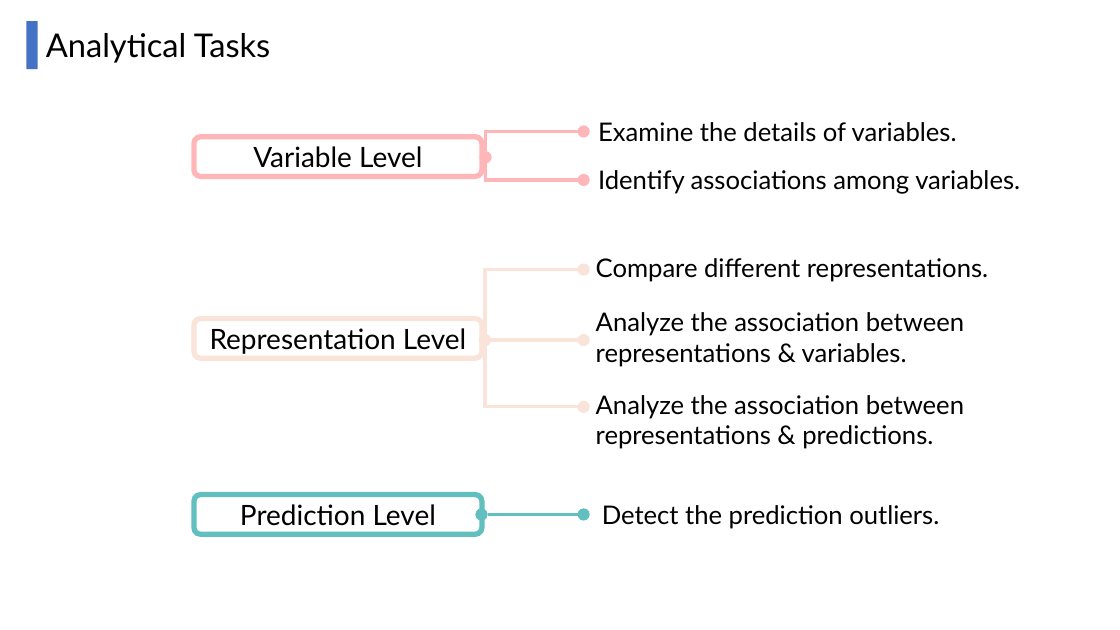
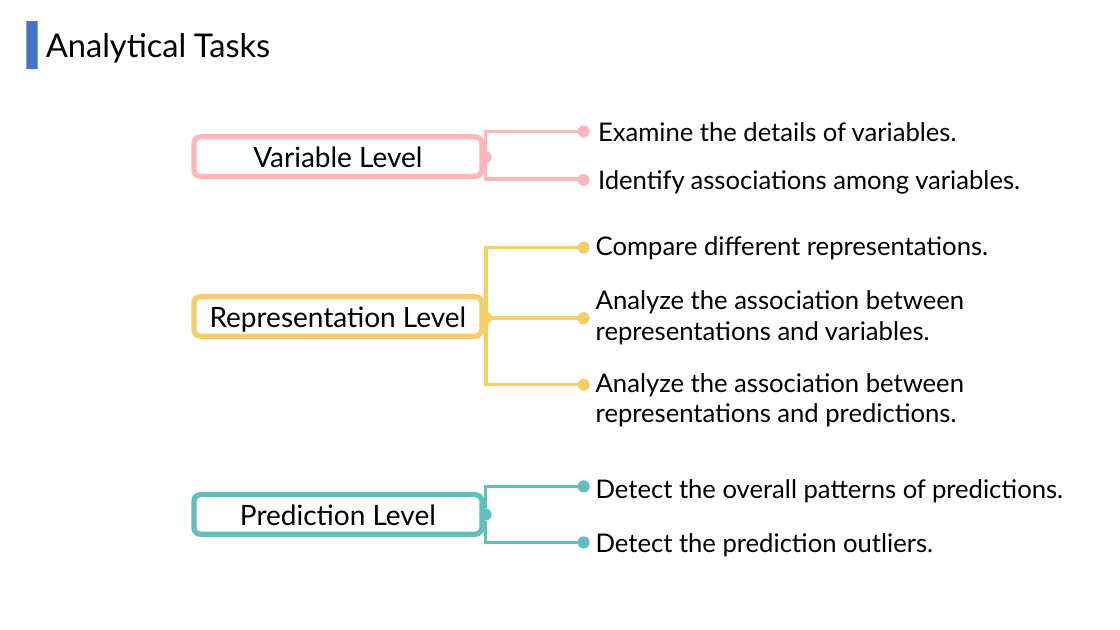
Before and after one commit to CatherineHao/Steerable-time-series-forecast, a slide deck: slide 6 of script(1).pptx (slide 4 before the commit). Drawn at 1120x630 pixels with LibreOffice and Linux fonts; fonts in the diff are those of the drawing. Boxes give left, top, right and bottom in pixels: in the first picture for what was removed or moved away, otherwise in the second. Text is boxed around its words. In the diff, an @@ line names an element or a change of style, - is before the commit and + after.

```diff
--- a/script(1).pptx
+++ b/script(1).pptx
@@ 3 ellipses, 2 elbow lines, 1 text, 1 rounded rectangle, 1 line: place and size @@
-3 ellipses, 2 elbow lines, 1 text, 1 rounded rectangle, 1 line at bbox=[194, 258, 988, 413]
+3 ellipses, 2 elbow lines, 1 text, 1 rounded rectangle, 1 line at bbox=[194, 236, 988, 392]
@@ elbow line (486, 312) - (578, 248): stroke #FAE3D9 3 pt to #F6CE66 3 pt @@
@@ ellipse: place and size @@
-ellipse at bbox=[578, 264, 591, 276]
+ellipse at bbox=[578, 241, 591, 254]
@@ rounded rectangle "Representation Level" at bbox=[194, 297, 482, 336]: outline #FAE3D9 4.5 pt to #F6CE66 4.5 pt @@
@@ text at bbox=[596, 290, 964, 345]: text changed @@
-Analyze the association between representations & variables.
+Analyze the association between representations and variables.
@@ fill #FAE3D9 to #F6CE66 in 4 elements at bbox=[578, 379, 591, 392], bbox=[578, 241, 591, 254], bbox=[578, 312, 591, 324], bbox=[480, 312, 492, 324] @@
@@ elbow line (486, 324) - (578, 385): stroke #FAE3D9 3 pt to #F6CE66 3 pt @@
@@ line (492, 318) - (578, 318): stroke #FAE3D9 3 pt to #F6CE66 3 pt @@
@@ text at bbox=[596, 373, 964, 427]: text changed @@
-Analyze the association between representations & predictions.
+Analyze the association between representations and predictions.
@@ group added at bbox=[486, 479, 1063, 543]: 2 elbow lines, 1 ellipse, 1 text @@
+Detect the overall patterns of predictions.
@@ ellipse: place and size @@
-ellipse at bbox=[476, 508, 488, 521]
+ellipse at bbox=[480, 508, 492, 521]
@@ line removed from (488, 514) to (578, 514) @@
@@ ellipse: place and size @@
-ellipse at bbox=[578, 508, 591, 521]
+ellipse at bbox=[578, 537, 591, 549]
@@ text "Detect the prediction outliers.": place and size @@
-text "Detect the prediction outliers." at bbox=[602, 505, 939, 529]
+text "Detect the prediction outliers." at bbox=[596, 533, 933, 557]
```
Also in this commit, not shown: 2 other slides changed, 2 slides added, 8 other files.
